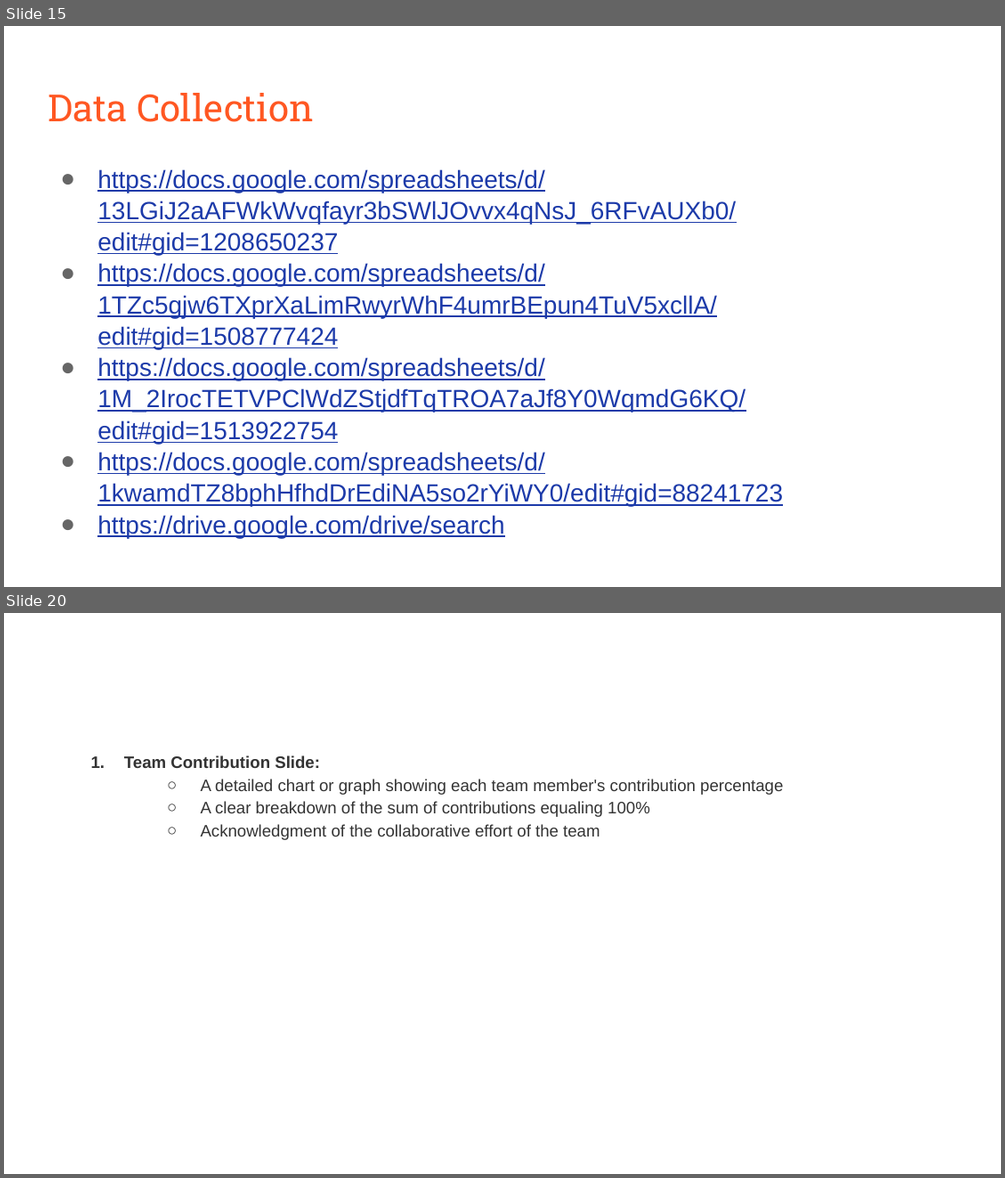
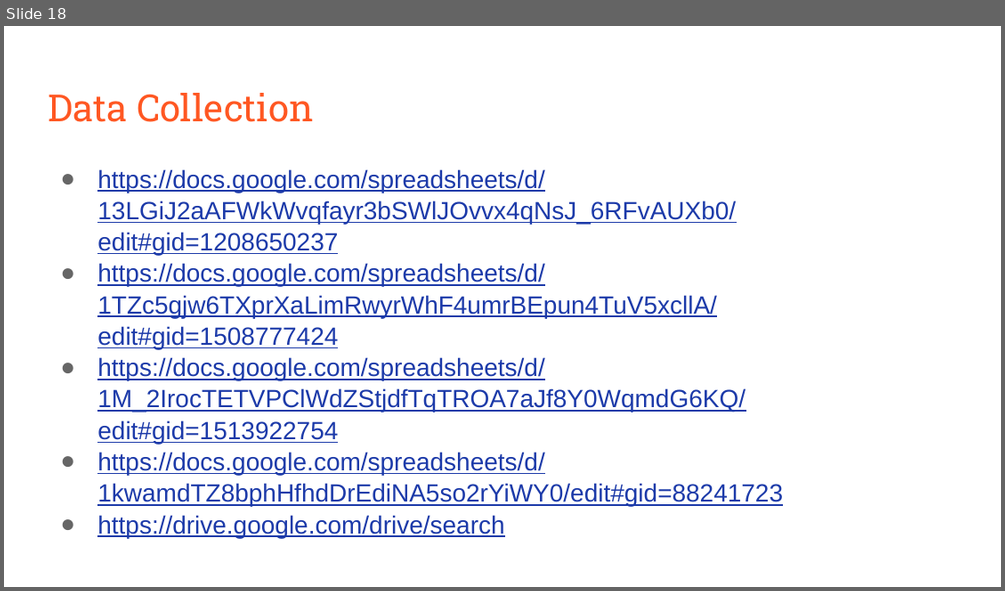
Before and after one commit to arslan719/Capstone_Project_5588, a slide deck: Humanlytics.pptx. Shown one above the other, each under a label of ours: slides 15 and 20 before the commit, slide 18 after it; the slides between them are not shown. The pictures are 1005x1178 and 1005x591 pixels, drawn with LibreOffice and Linux fonts; fonts in the diff are those of the drawing. Boxes give left, top, right and bottom in pixels: in the first picture for what was removed or moved away, otherwise in the second. Text is boxed around its words. In the diff, an @@ line names an element or a change of style, - is before the commit and + after.

```diff
--- a/Humanlytics.pptx
+++ b/Humanlytics.pptx
@@ slide 20 removed at [4, 613, 1001, 1174], background #FFFFFF @@
@@ text removed at [124, 755, 783, 840] @@
-1. Team Contribution Slide:
-  ○ A detailed chart or graph showing each team member's contribution percentage
-  ○ A clear breakdown of the sum of contributions equaling 100%
-  ○ Acknowledgment of the collaborative effort of the team
@@ what was slide 15 is now slide 18 @@
```
Also in this commit, not shown: 9 slides changed, 5 slides added, 10 other slides removed.
